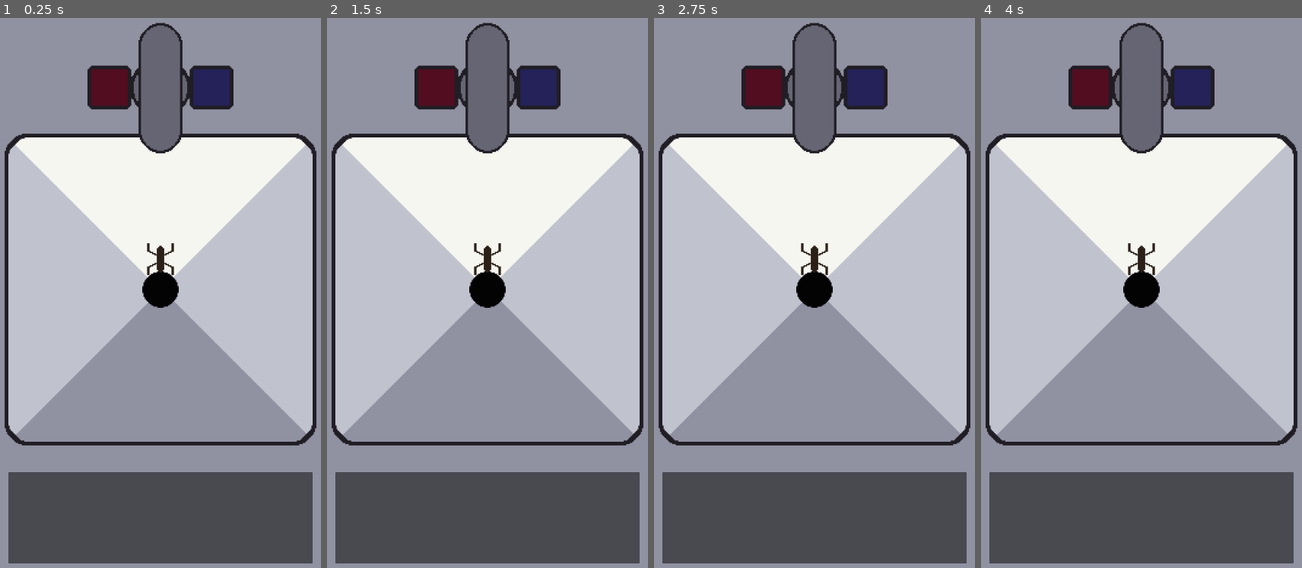
Above: before the commit, frames 1-4 (left to right).
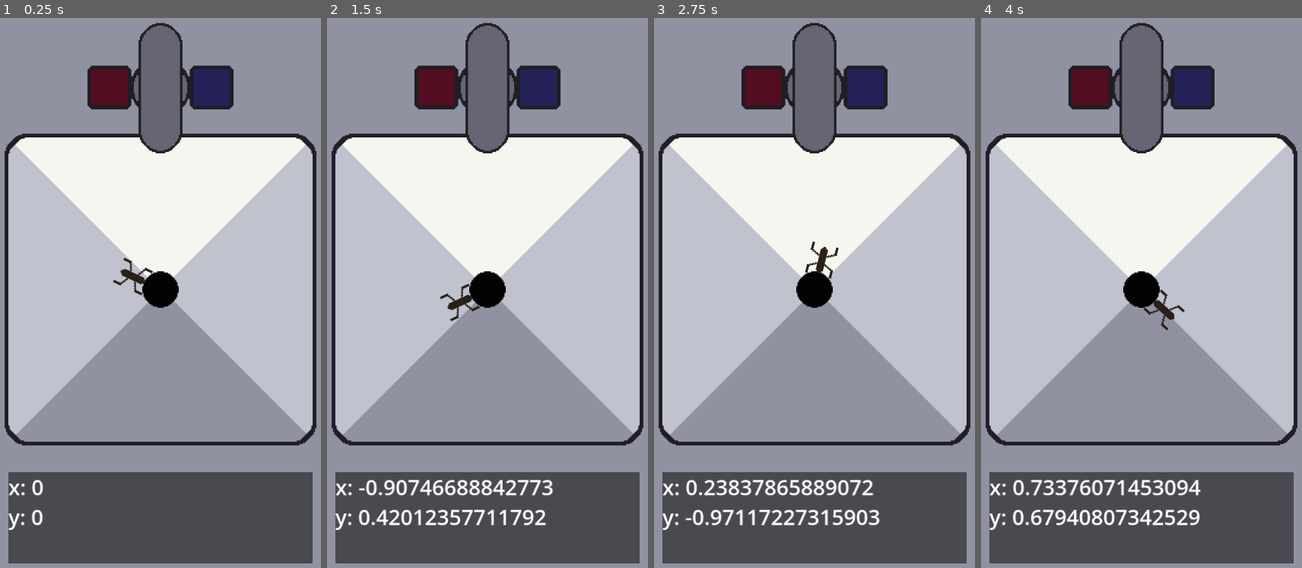
Above: after the commit, the same moments.

Repository: marCOmics/GGJ2025_Bubble
Game: Godot game, scene res://src/root.tscn
Same seed, same stepped clock (60 frames per second), same inputs: the game is played once before the commit and once after it.
Inputs (mouse positions are in pixels of both pictures, inside the frame that each line leads up to):
- Up to frame 1 (0.25 s): no input
- Up to frame 2 (1.5 s): tap Enter at 0.5 s; move the mouse to (561, 260) at 0.52 s; click (561, 260) at 0.67 s; tap Space at 1.25 s; move the mouse to (423, 320) at 1.27 s; click (423, 320) at 1.42 s
- Up to frame 3 (2.75 s): tap Enter at 2 s; move the mouse to (846, 155) at 2.02 s; click (846, 155) at 2.17 s
- Up to frame 4 (4 s): tap Space at 2.75 s; move the mouse to (1125, 414) at 2.77 s; click (1125, 414) at 2.92 s; tap Enter at 3.5 s; move the mouse to (1241, 381) at 3.52 s; click (1241, 381) at 3.67 s

The runs differ from the first frame. In frame 1, 0.7% of the frame differs, in the area x 2-55%, y 40-94%; in frame 2, 2.2%; in frame 3, 2.1%; in frame 4, 2.2%, in the area x 2-69%, y 40-94%.
Error before the commit: Error setting property 'rotation' with value of type Vector3. (res://src/skeeter.gd:26)

Commit message:
Implemented Gyroscope-Movement

Diff:
--- /dev/null
+++ b/ggj2025_bubble_mrm/src/game.gd
@@ -0,0 +1,35 @@
+extends Node2D
+class_name GGJ_Game
+
+@onready var _gyroscope := $Gyroscope
+@onready var _skeeter := $ParallaxBackground/ParallaxDown/Skeeter
+@onready var _label := $ParallaxBackground/ParallaxUp/Panel/RichTextLabel
+
+
+# Called when the node enters the scene tree for the first time.
+func _ready() -> void:
+	#Rescale window on mobile:
+	if !on_pc():
+		get_window().size = Vector2i(1080, 2000)
+		get_window().content_scale_factor = 1.0
+
+
+	_skeeter.init(self, _gyroscope)
+	pass # Replace with function body.
+
+
+# Called every frame. 'delta' is the elapsed time since the previous frame.
+func _process(delta: float) -> void:
+
+	#Update richtext label
+	_label.text = "[font_size=70]x: " + str(_gyroscope.get_rotation().normalized().x) + "\n" + \
+		"y: " + str(_gyroscope.get_rotation().normalized().y) #+ "\n" + \
+		#"z: " + str(_gyroscope.get_rotation().z) + "[/font_size]"
+
+
+static func on_pc() -> bool:
+	const MODELNAME_PC := "GenericDevice"
+	if OS.get_model_name() == MODELNAME_PC:
+		return true
+	else:
+		return false
--- /dev/null
+++ b/ggj2025_bubble_mrm/src/gyroscope.gd
@@ -0,0 +1,46 @@
+extends Node
+class_name GGJ_Gyroscope
+
+var _gyroscope_rotation : Vector3
+
+# Called when the node enters the scene tree for the first time.
+func _ready() -> void:
+	pass # Replace with function body.
+
+
+# Called every frame. 'delta' is the elapsed time since the previous frame.
+func _process(delta: float) -> void:
+
+	if GGJ_Game.on_pc():
+		#Emulate gyroscope on pc
+		if Input.is_mouse_button_pressed(MOUSE_BUTTON_LEFT):
+			var mousePosFromCenter := get_viewport().get_mouse_position()
+			mousePosFromCenter = Vector2(mousePosFromCenter.x - get_viewport().size.x, \
+										 mousePosFromCenter.y - get_viewport().size.y)
+			#print("Viewport X: " + str(get_viewport().size.x) + "Mouse X: " + str(mousePosFromCenter.x))
+			set_rotation(Vector3(mousePosFromCenter.x, mousePosFromCenter.y, 0).normalized())
+	else:
+		var rotation := Input.get_accelerometer() #Input.get_gyroscope()
+		rotation.x = -rotation.x #Mirror x-axis
+		set_rotation(rotation)
+
+
+
+func get_rotation() -> Vector3:
+	return _gyroscope_rotation
+
+
+func set_rotation(p_rot : Vector3) -> void:
+	_gyroscope_rotation = p_rot
+
+
+#in degrees
+func get_degree() -> int:
+	var rot : Vector3 = get_rotation().normalized()
+
+	var degrees = rad_to_deg(atan(rot.y / rot.x))
+	if rot.x < 0:
+		degrees += 180
+
+	print("Degrees: " + str(degrees))
+	return degrees #tan^-1(Gegenkathete/Ankathetee)
--- /dev/null
+++ b/ggj2025_bubble_mrm/src/gyroscope.tscn
@@ -0,0 +1,6 @@
+[gd_scene load_steps=2 format=3 uid="uid://dkajoq0ekgo1v"]
+
+[ext_resource type="Script" path="res://src/gyroscope.gd" id="1_1qsnq"]
+
+[node name="Gyroscope" type="Node"]
+script = ExtResource("1_1qsnq")
--- /dev/null
+++ b/ggj2025_bubble_mrm/src/root.gd
@@ -0,0 +1,14 @@
+extends Node2D
+
+@onready var _gyroscope := $Gyroscope
+@onready var _skeeter := $ParallaxBackground/ParallaxDown/Skeeter
+
+# Called when the node enters the scene tree for the first time.
+func _ready() -> void:
+	_skeeter.init(_gyroscope)
+	pass # Replace with function body.
+
+
+# Called every frame. 'delta' is the elapsed time since the previous frame.
+func _process(delta: float) -> void:
+	pass
--- a/ggj2025_bubble_mrm/src/root.tscn
+++ b/ggj2025_bubble_mrm/src/root.tscn
@@ -1,13 +1,17 @@
-[gd_scene load_steps=7 format=3 uid="uid://vg4ysocm2e6b"]
+[gd_scene load_steps=9 format=3 uid="uid://vg4ysocm2e6b"]
 
 [ext_resource type="PackedScene" uid="uid://dltagou3gheta" path="res://src/bubble.tscn" id="1_7228i"]
+[ext_resource type="Script" path="res://src/game.gd" id="1_mdjyi"]
 [ext_resource type="Texture2D" uid="uid://do0ahv27t2cw0" path="res://res/Background.png" id="2_3brtk"]
 [ext_resource type="Texture2D" uid="uid://bibqqg54l7sut" path="res://res/Sink.png" id="2_doqv5"]
 [ext_resource type="Texture2D" uid="uid://dsb7m3j866tdf" path="res://res/Bubbles.png" id="4_a8yu8"]
 [ext_resource type="Texture2D" uid="uid://c7y5vwgcm5hdb" path="res://res/WaterTap.png" id="4_xdhea"]
 [ext_resource type="PackedScene" uid="uid://b4egxis0vcv8j" path="res://src/skeeter.tscn" id="5_6h363"]
+[ext_resource type="PackedScene" uid="uid://dkajoq0ekgo1v" path="res://src/gyroscope.tscn" id="7_hvrbt"]
 
-[node name="Root" type="Node2D"]
+[node name="Game" type="Node2D"]
+position = Vector2(0, -100)
+script = ExtResource("1_mdjyi")
 
 [node name="ParallaxBackground" type="ParallaxBackground" parent="."]
 offset = Vector2(540, 1000)
@@ -50,3 +54,13 @@
 offset_bottom = 900.0
 grow_horizontal = 2
 grow_vertical = 2
+
+[node name="RichTextLabel" type="RichTextLabel" parent="ParallaxBackground/ParallaxUp/Panel"]
+custom_minimum_size = Vector2(1000, 300)
+layout_mode = 0
+offset_right = 40.0
+offset_bottom = 40.0
+bbcode_enabled = true
+text = "test"
+
+[node name="Gyroscope" parent="." instance=ExtResource("7_hvrbt")]
--- a/ggj2025_bubble_mrm/src/skeeter.gd
+++ b/ggj2025_bubble_mrm/src/skeeter.gd
@@ -1,30 +1,32 @@
 extends Sprite2D
 
 
-var m_degree : float = 0.0
-const MODELNAME_PC := "GenericDevice"
-var m_modelname : String = ""
+var _degree : float = 0.0
+var _game : GGJ_Game
+var _gyroscope : GGJ_Gyroscope
+
+func init(p_game: GGJ_Game, p_gyroscope : GGJ_Gyroscope) -> void:
+	_game = p_game
+	_gyroscope = p_gyroscope
+
 
 # Called when the node enters the scene tree for the first time.
 func _ready() -> void:
-	m_modelname = OS.get_model_name()
 	pass # Replace with function body.
 
 
 # Called every frame. 'delta' is the elapsed time since the previous frame.
 func _process(delta: float) -> void:
-	rotation_degrees = m_degree
+	rotation_degrees = _degree
 
-	#Only allow mouse/touch input on PC (for testing)
-	if m_modelname == MODELNAME_PC:
-		if Input.is_mouse_button_pressed(MOUSE_BUTTON_LEFT):
-			m_degree -= 5
-		elif  Input.is_mouse_button_pressed(MOUSE_BUTTON_RIGHT):
-			m_degree += 5
-
-	var gyroscope_rotation = Input.get_gyroscope()
-	rotation = gyroscope_rotation
-
+	#if _game.on_pc():
+		##Only allow mouse/touch input on PC (for testing)
+		#if Input.is_mouse_button_pressed(MOUSE_BUTTON_LEFT):
+			#_degree -= 5
+		#elif  Input.is_mouse_button_pressed(MOUSE_BUTTON_RIGHT):
+			#_degree += 5
+	#else: #on Mobile devices
+	_degree = _gyroscope.get_degree()
 
 
 func _input(event):
--- a/ggj2025_bubble_mrm/src/skeeter.tscn
+++ b/ggj2025_bubble_mrm/src/skeeter.tscn
@@ -5,5 +5,5 @@
 
 [node name="Skeeter" type="Sprite2D"]
 texture = ExtResource("1_pfnr4")
-offset = Vector2(0, -100)
+offset = Vector2(100, 0)
 script = ExtResource("2_w2mx3")
Binary file changed: ggj2025_bubble_mrm/res/Bubbles.aseprite
Binary file changed: ggj2025_bubble_mrm/res/Skeeter.aseprite
Binary file changed: ggj2025_bubble_mrm/res/Skeeter.png
Not shown, changed: ggj2025_bubble_mrm/bin/ggj2025_bubble_mrm.apk
Not shown, changed: ggj2025_bubble_mrm/bin/ggj2025_bubble_mrm.apk.idsig
Not shown, added: ggj2025_bubble_mrm/src/roo11D6.tmp
Not shown, added: ggj2025_bubble_mrm/src/roo2DBB.tmp
